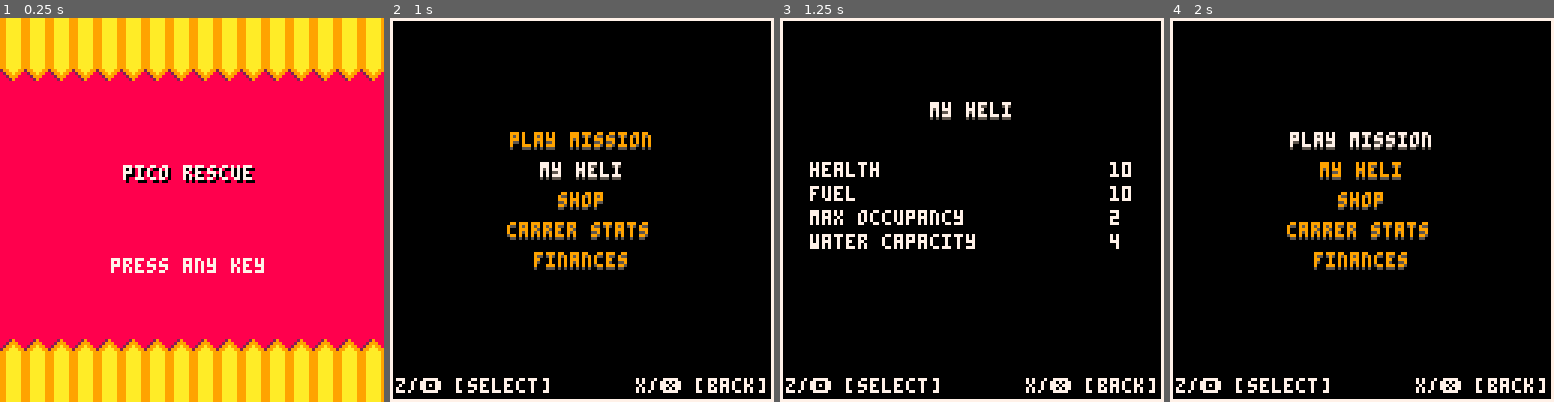
Above: before the commit, frames 1-4 (left to right).
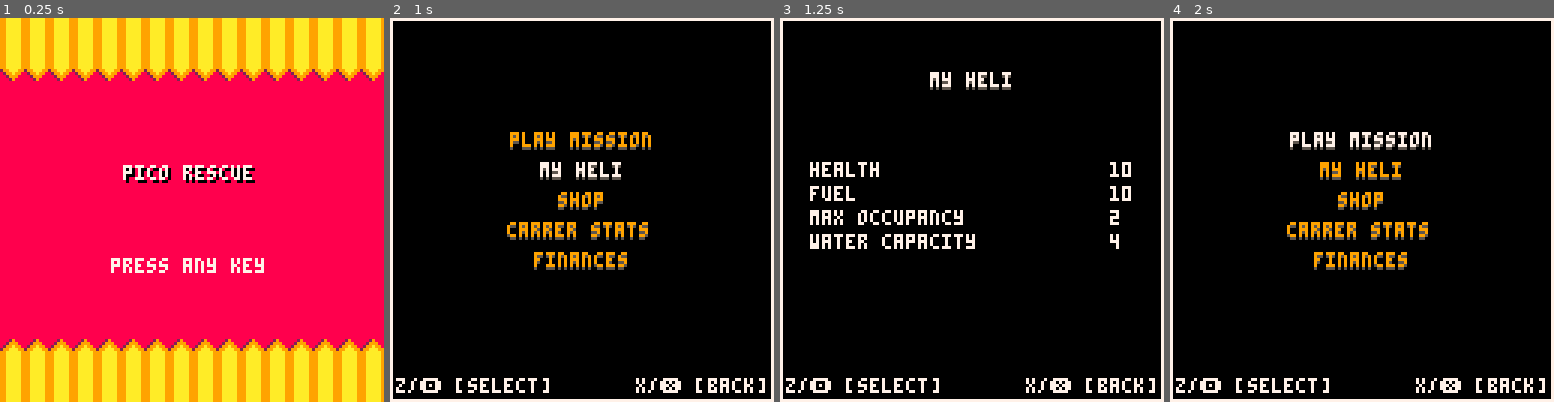
Above: after the commit, the same moments.

Repository: NinetiesPaul/PicoRescue
Game: PICO-8 cartridge picorescue.p8
The game is run twice, just before and just after one commit, with the same random seed, the same clock (stepped at 60 frames per second) and the same inputs.
Inputs:
- Up to frame 1 (0.25 s): no input
- Up to frame 2 (1 s): tap O (Z key) at 0.33 s; tap Down at 0.7 s
- Up to frame 3 (1.25 s): tap O (Z key) at 1.07 s
- Up to frame 4 (2 s): tap X (X key) at 1.43 s; hold Up from 1.97 s (still down)

Frames 1-2 are identical in both runs. In frame 3, 1.0% of the frame differs, in the area x 39-61%, y 14-27%; in frame 4, nothing differs.

Commit message:
code reorganizing; more text positioning

Diff:
--- a/picorescue.p8
+++ b/picorescue.p8
@@ -162,8 +162,8 @@
 	end
 
 	if curr_screen == 7 then -- stats
-		print("carrer stats",40,29,5)
-		print("carrer stats",40,28,7)
+		print("carrer stats",40,19,5)
+		print("carrer stats",40,18,7)
 
 		print("civilians rescued",10,48,7)
 		print("fires put out",10,58,7)
@@ -177,8 +177,8 @@
 	end
 
 	if curr_screen == 8 then -- my heli
-		print("my heli",50,29,5)
-		print("my heli",50,28,7)
+		print("my heli",50,19,5)
+		print("my heli",50,18,7)
 
 		print("health",10,48,7)
 		print("fuel",10,56,7)
@@ -191,6 +191,25 @@
 		print(player.water_cap,110,72,7)
 
 		-- print("my upgrades",5,79,7)
+	end
+
+	if curr_screen == 10 then -- shop
+		print("shop",56,19,5)
+		print("shop",56,18,7)
+
+		print("cash",44,29,5)
+		print("cash",44,28,7)
+		print("$" .. player.finance,64,29,3)
+		print("$" .. player.finance,64,28,11)
+
+		print("health $300",15,48,7)
+		print("fuel $225",15,58,7)
+
+		selector_pos = (shop_option == 1) and 47 or 57
+		spr(018, 5, selector_pos, 1, 1, true)
+
+		print(flr(player.rotor_health) .. "/" .. player.max_rotor_health, 100, 48, 7)
+		print(flr(player.rotor_fuel) .. "/" .. player.max_rotor_fuel, 100, 58, 7)
 	end
 
 	if curr_screen == 9 then -- mission ended
@@ -323,25 +342,6 @@
 		foreach(fire_pcs,on_smoke)
 		foreach(water_drops,draw_water)
 		foreach(ground_pcs,draw_ground)
-	end
-
-	if curr_screen == 10 then -- shop
-		print("shop",6,29,5)
-		print("shop",5,28,7)
-
-		print("cash:$",84,29,5)
-		print("cash:$",83,28,7)
-		print(player.finance,113,29,5)
-		print(player.finance,112,28,7)
-
-		print("health $300",15,48,7)
-		print("fuel $225",15,58,7)
-
-		selector_pos = (shop_option == 1) and 47 or 57
-		spr(018, 5, selector_pos, 1, 1, true)
-
-		print(flr(player.rotor_health) .. "/" .. player.max_rotor_health, 100, 48, 7)
-		print(flr(player.rotor_fuel) .. "/" .. player.max_rotor_fuel, 100, 58, 7)
 	end
 
 	if curr_screen == 6 or curr_screen == 7 or curr_screen == 8 then
